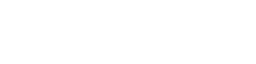
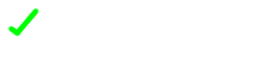
Layered file, before and after one edit (w=256, h=64). Changes by layer:
showed "Layer 4" over [7, 7, 40, 37]
